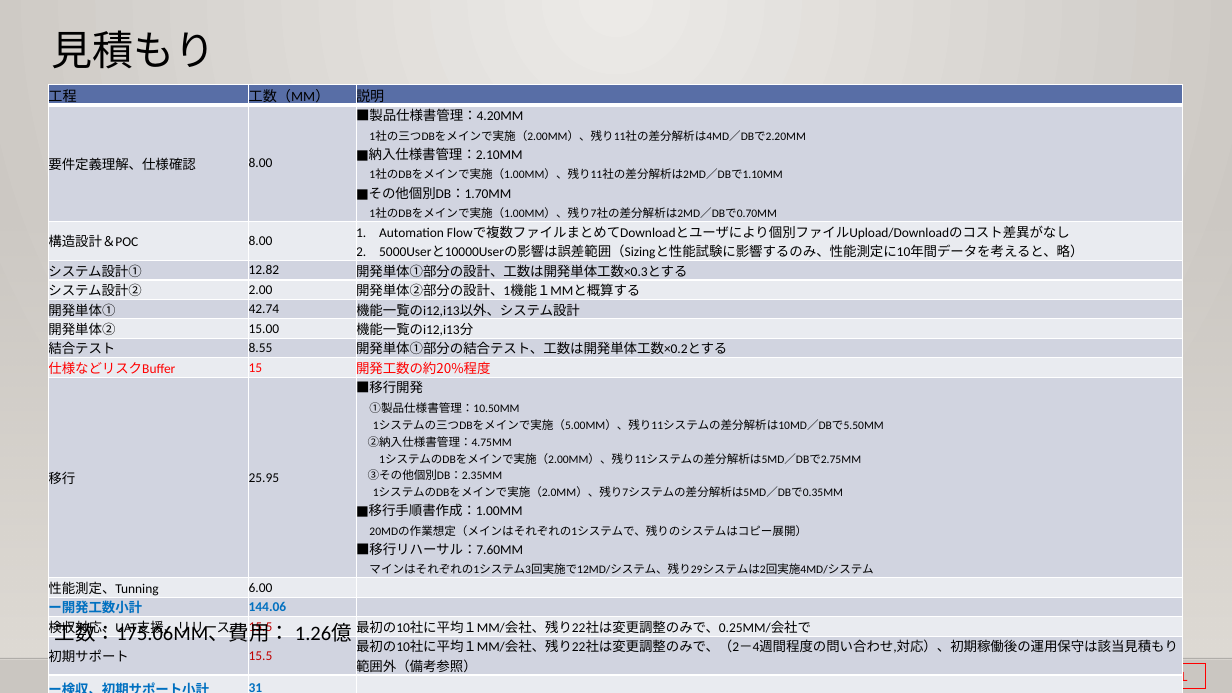
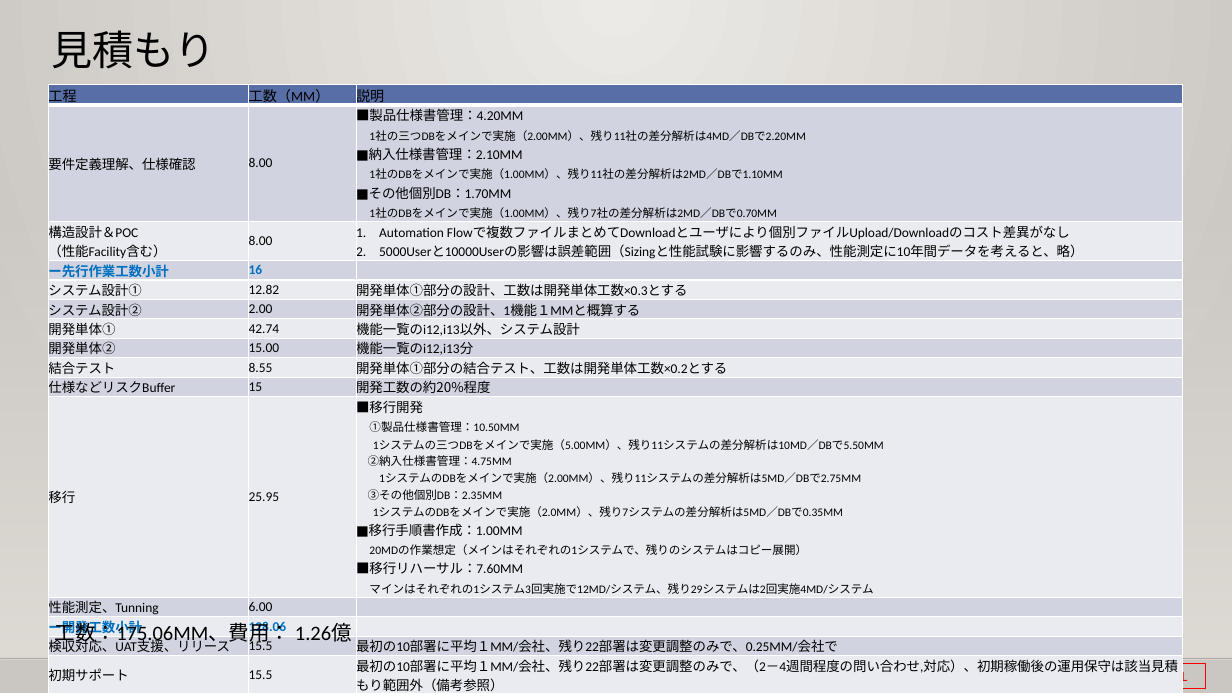
Before and after one commit to 0494938/Notes--CMS-Online, a slide deck: slide 7 of Notesアプリ刷新プロジェクト提案見積もり.v3 (要約付き).pptx. Drawn at 1232x693 pixels with LibreOffice and Linux fonts; fonts in the diff are those of the drawing; background and template pictures are left out. Boxes give left, top, right and bottom in pixels: in the first picture for what was removed or moved away, otherwise in the second. Text is boxed around its words. In the diff, an @@ line names an element or a change of style, - is before the commit and + after.

```diff
--- a/Notesアプリ刷新プロジェクト提案見積もり.v3 (要約付き).pptx
+++ b/Notesアプリ刷新プロジェクト提案見積もり.v3 (要約付き).pptx
@@ table at bbox=[48, 84, 1182, 693] @@
-row 3: 構造設計＆POC | 8.00 | Automation Flowで複数ファイルまとめてDownloadとユーザにより個別ファイルUpload/Downloadのコスト差異がなし / 5000Userと10000Userの影響は誤差範囲（Sizingと性能試験に影響するのみ、性能測定に10年間データを考えると、略）
+row 3: 構造設計＆POC / （性能Facility含む） | 8.00 | Automation Flowで複数ファイルまとめてDownloadとユーザにより個別ファイルUpload/Downloadのコスト差異がなし / 5000Userと10000Userの影響は誤差範囲（Sizingと性能試験に影響するのみ、性能測定に10年間データを考えると、略）
+row 4: ー先行作業工数小計 | 16 | 
-row 13, column 2: 144.06
+row 13, column 2: 128.06
-row 14, column 3: 最初の10社に平均１MM/会社、残り22社は変更調整のみで、0.25MM/会社で
+row 14, column 3: 最初の10部署に平均１MM/会社、残り22部署は変更調整のみで、0.25MM/会社で
-row 15, column 3: 最初の10社に平均１MM/会社、残り22社は変更調整のみで、（2－4週間程度の問い合わせ,対応）、初期稼働後の運用保守は該当見積もり範囲外（備考参照）
+row 15, column 3: 最初の10部署に平均１MM/会社、残り22部署は変更調整のみで、（2－4週間程度の問い合わせ,対応）、初期稼働後の運用保守は該当見積もり範囲外（備考参照）
```
Also in this commit, not shown: 12 other slides changed, 1 other file.
